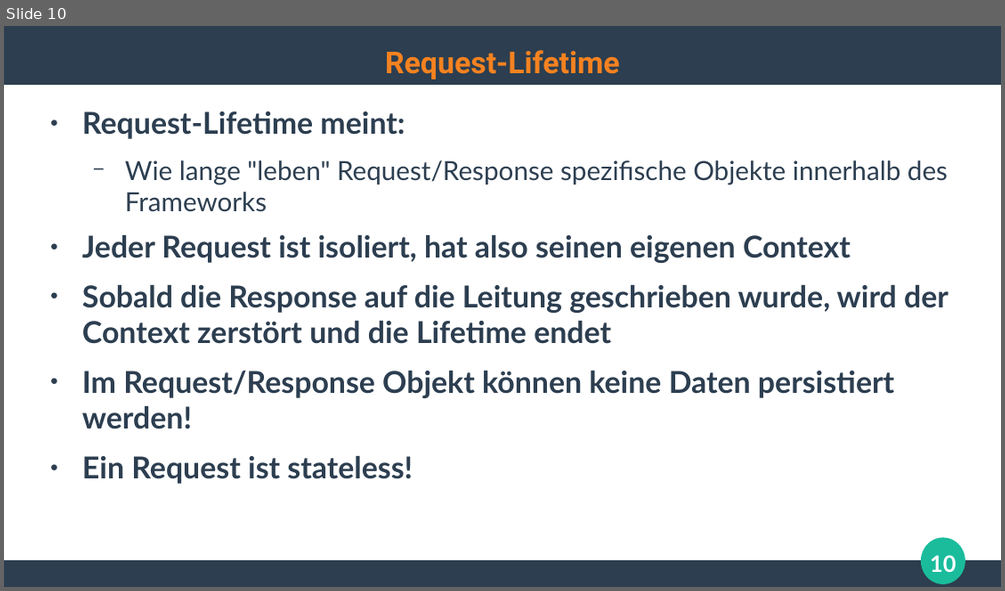
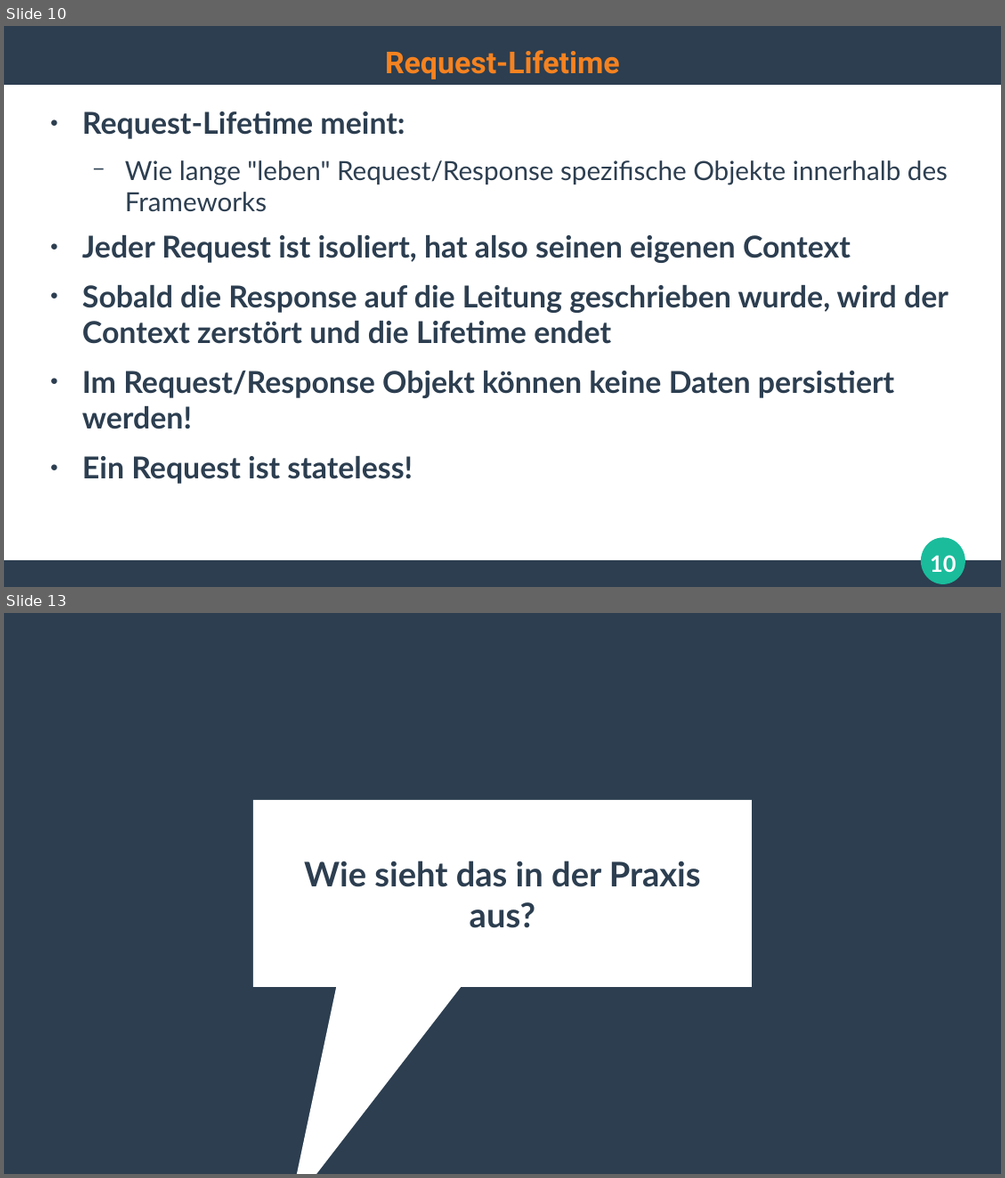
Before and after one commit to ghandmann/HS-AlbSig-WebAnwendungen2, a slide deck: Kapitel/04_WebFrameworks_1x1.odp. Shown one above the other, each under a label of ours: slide 10 before the commit, slides 10 and 13 after it; the slides between them are not shown. The pictures are 1005x591 and 1005x1178 pixels, drawn with LibreOffice and Linux fonts; fonts in the diff are those of the drawing. Boxes give left, top, right and bottom in pixels: in the first picture for what was removed or moved away, otherwise in the second. Text is boxed around its words. In the diff, an @@ line names an element or a change of style, - is before the commit and + after.

```diff
--- a/Kapitel/04_WebFrameworks_1x1.odp
+++ b/Kapitel/04_WebFrameworks_1x1.odp
@@ slide 13 added at bbox=[4, 613, 1001, 1174], background #2C3E50 @@
@@ speech box added at bbox=[254, 800, 752, 988], fill #FFFFFF @@
@@ title added at bbox=[304, 860, 701, 928], 27 pt, text #2C3E50, bold @@
+Wie sieht das in der Praxis aus?
```
Also in this commit, not shown: 4 slides changed, 5 other slides added, 1 slide removed, 2 other files.
